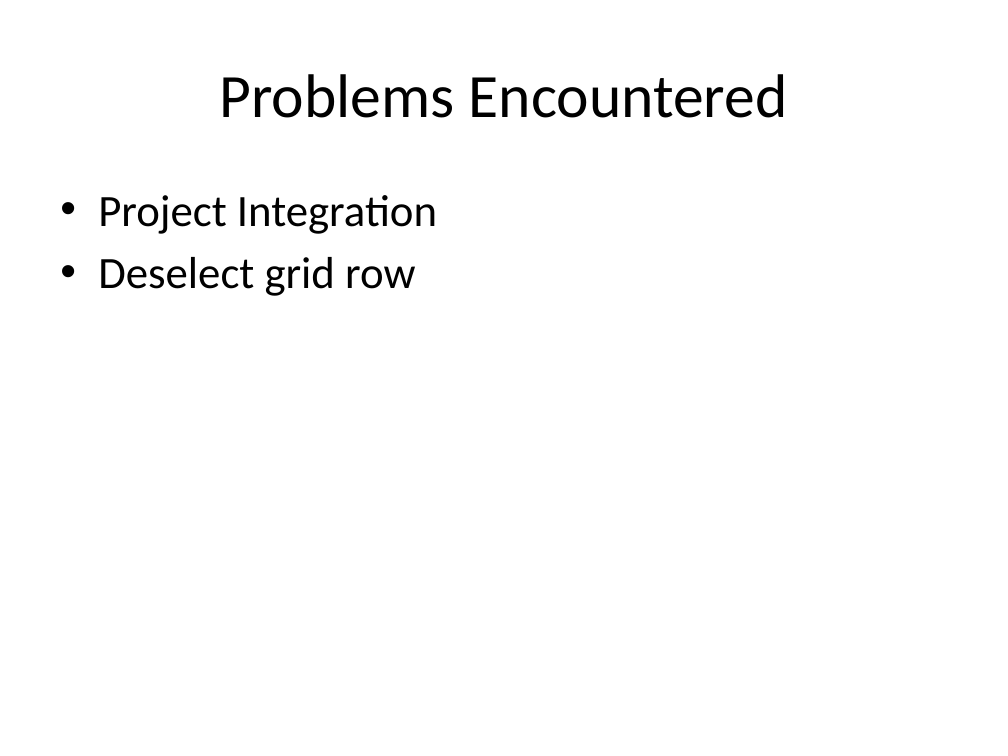
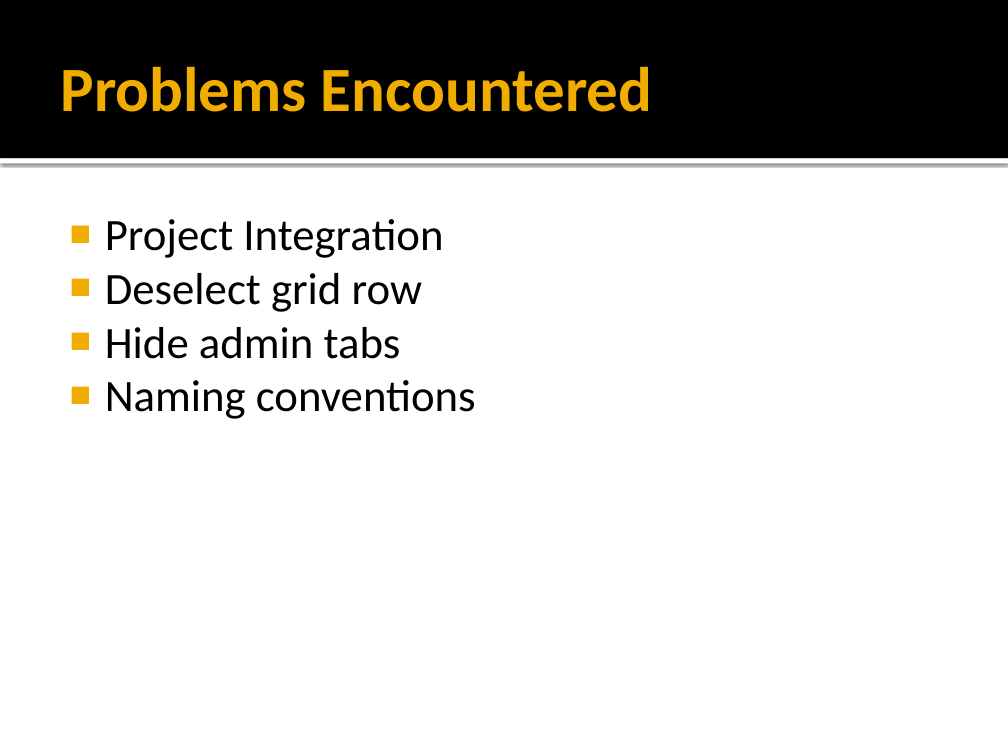
Before and after one commit to MNLBC/Group2Projects, a slide deck: slide 5 of 8. Pair Project/1. Danna Ziggy/BookManagement.pptx. Drawn at 1008x756 pixels with LibreOffice and Linux fonts; fonts in the diff are those of the drawing. Boxes give left, top, right and bottom in pixels: in the first picture for what was removed or moved away, otherwise in the second. Text is boxed around its words. In the diff, an @@ line names an element or a change of style, - is before the commit and + after.

Commit message:
W3D5_Project - Danna Ziggy - Update PPT

```diff
--- a/8. Pair Project/1. Danna Ziggy/BookManagement.pptx
+++ b/8. Pair Project/1. Danna Ziggy/BookManagement.pptx
@@ rectangle added at <box>0,0,1008,158</box>, fill #000000 @@
@@ title "Problems Encountered": place and size @@
-title "Problems Encountered" at <box>220,74,788,118</box>
+title "Problems Encountered" at <box>60,66,652,112</box>
@@ title "Problems Encountered" at <box>60,66,652,112</box>: size 44 to 45 pt, text colour #000000 to #F0AD00, bold on; alignment centre to left @@
@@ rectangle added at <box>0,158,1008,163</box>, fill #FFFFFF @@
@@ text "Project Integration": place and size @@
-text "Project Integration" at <box>98,195,437,296</box>
+text "Project Integration" at <box>105,219,476,419</box>
@@ text at <box>105,219,443,312</box>: bullet • to ■; less space between paragraphs @@
@@ text at <box>105,327,476,419</box>: paragraphs added @@
+■ Hide admin tabs
+■ Naming conventions
```
Also in this commit, not shown: 4 other slides changed, 10 other files.
